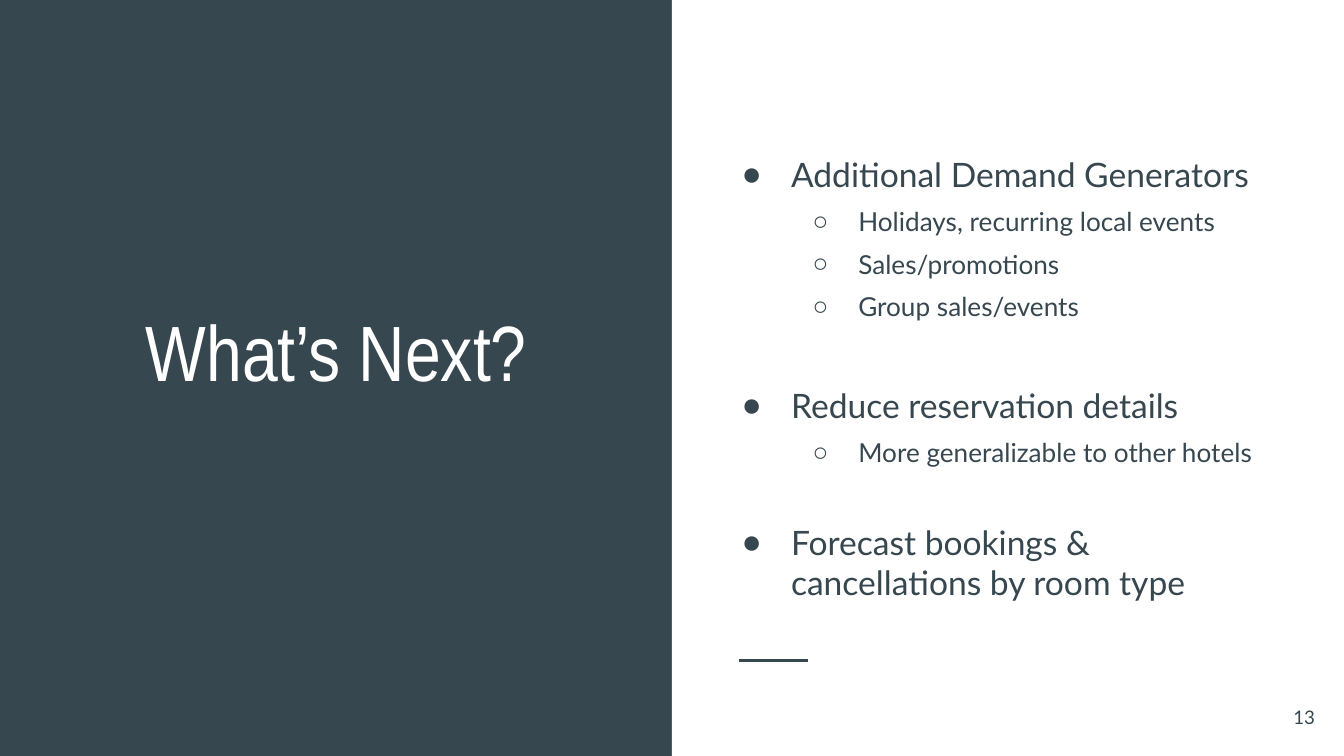
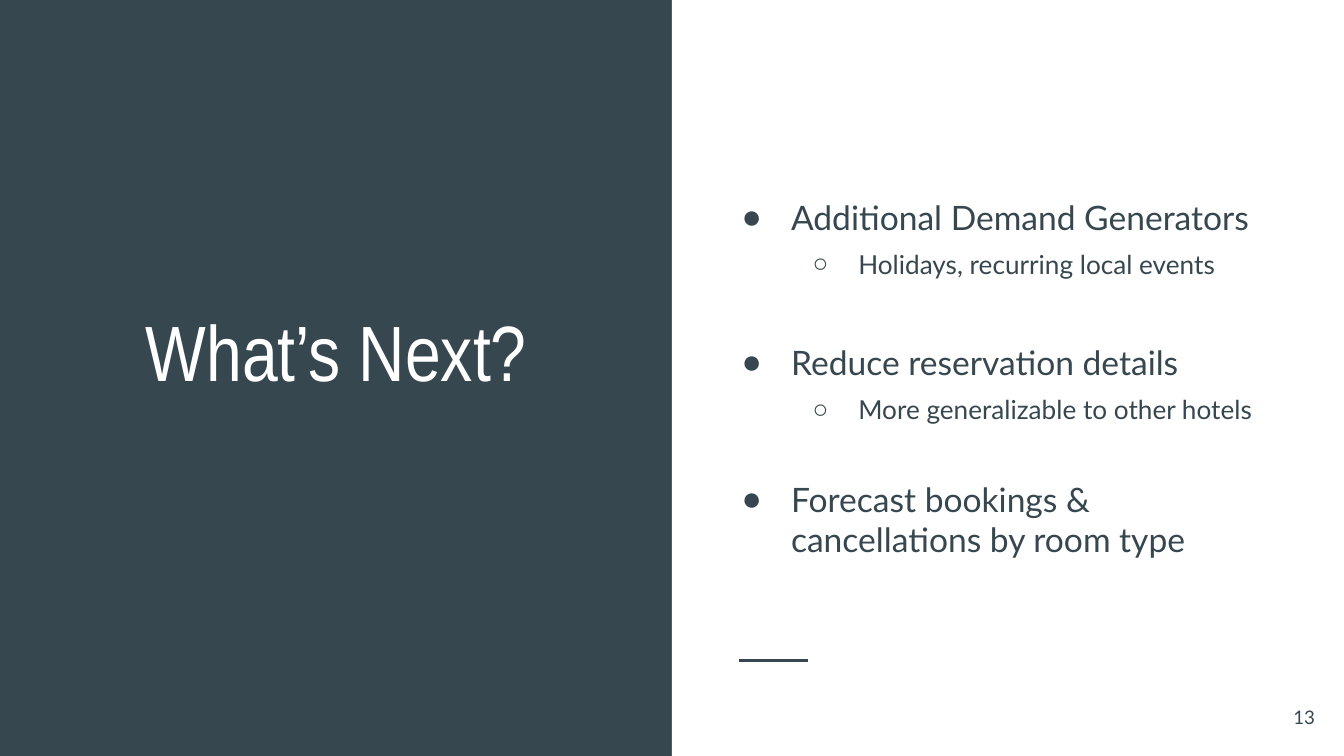
Before and after one commit to BenJMcCarty/Hotel_Cancel_Culture, a slide deck: slide 13 of Hotel_Cancel_Culture_Presentation.pptx. Drawn at 1344x756 pixels with LibreOffice and Linux fonts; fonts in the diff are those of the drawing. Boxes give left, top, right and bottom in pixels: in the first picture for what was removed or moved away, otherwise in the second. Text is boxed around its words. In the diff, an @@ line names an element or a change of style, - is before the commit and + after.

```diff
--- a/Hotel_Cancel_Culture_Presentation.pptx
+++ b/Hotel_Cancel_Culture_Presentation.pptx
@@ text "Additional Demand Generators": place and size @@
-text "Additional Demand Generators" at [791, 162, 1252, 601]
+text "Additional Demand Generators" at [791, 205, 1252, 558]
@@ text at [858, 254, 1079, 321]: paragraphs removed @@
-  ○ Sales/promotions
-  ○ Group sales/events
```
Also in this commit, not shown: 6 other slides changed, 1 slide added, 1 slide removed, 2 other files.
